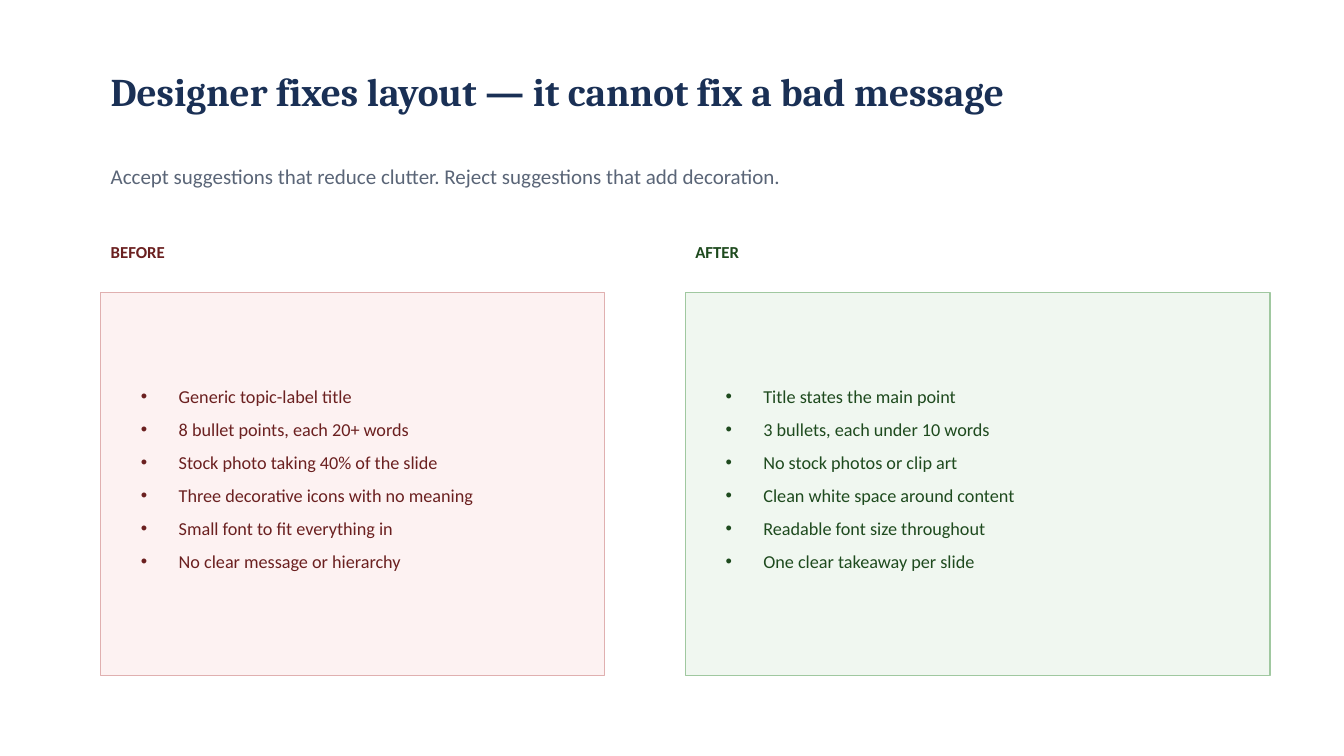
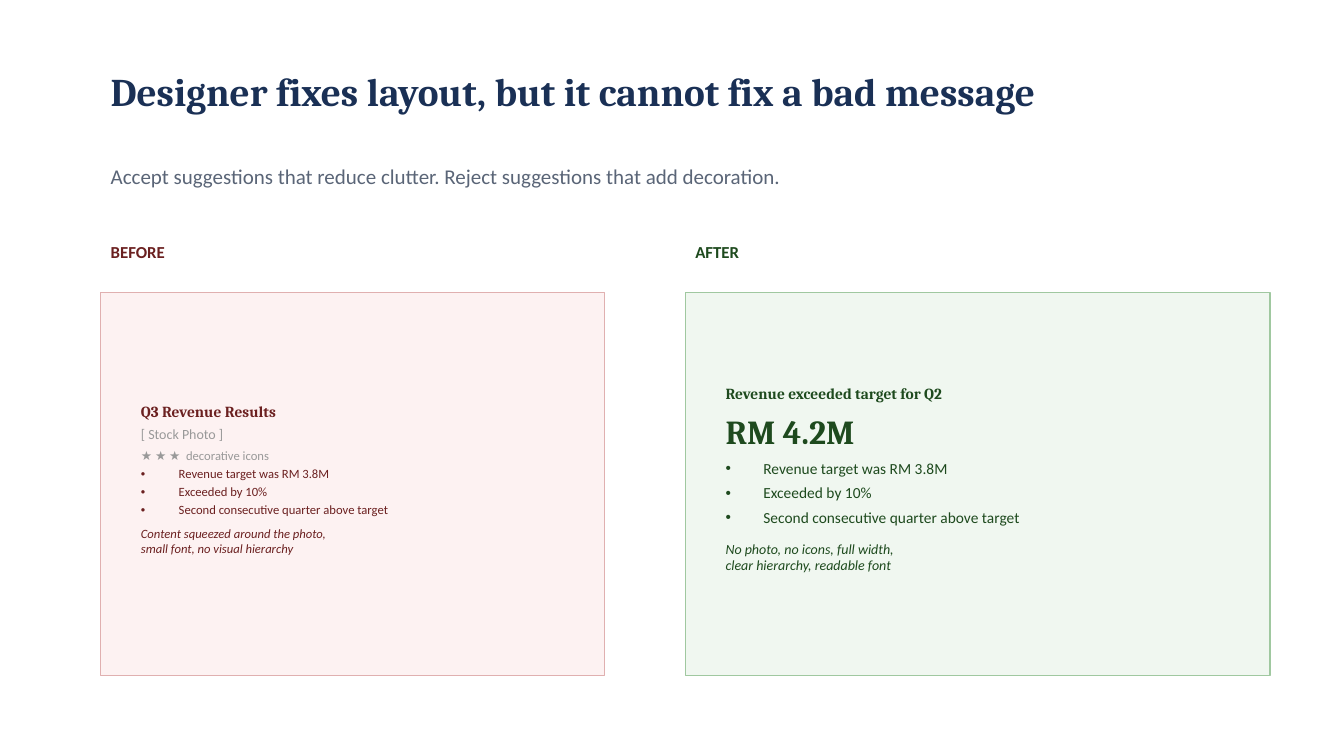
Before and after one commit to Asraf-JS/Presentation-With-AI-Workshop, a slide deck: slide 6 of 03-powerpoint-ai/Module03_Trainer_Deck.pptx. Drawn at 1344x756 pixels with LibreOffice and Linux fonts; fonts in the diff are those of the drawing. Boxes give left, top, right and bottom in pixels: in the first picture for what was removed or moved away, otherwise in the second. Text is boxed around its words. In the diff, an @@ line names an element or a change of style, - is before the commit and + after.

```diff
--- a/03-powerpoint-ai/Module03_Trainer_Deck.pptx
+++ b/03-powerpoint-ai/Module03_Trainer_Deck.pptx
@@ text at bbox=[111, 78, 1035, 115]: text changed @@
-Designer fixes layout — it cannot fix a bad message
+Designer fixes layout, but it cannot fix a bad message
@@ text at bbox=[726, 388, 1019, 572]: text changed; size 13 to 11 pt @@
-• Title states the main point
-• 3 bullets, each under 10 words
-• No stock photos or clip art
-• Clean white space around content
-• Readable font size throughout
-• One clear takeaway per slide
+Revenue exceeded target for Q2
+RM 4.2M
+• Revenue target was RM 3.8M
+• Exceeded by 10%
+• Second consecutive quarter above target
+No photo, no icons, full width,
+clear hierarchy, readable font
@@ text at bbox=[141, 406, 388, 555]: text changed; size 13 to 9 pt @@
-• Generic topic-label title
-• 8 bullet points, each 20+ words
-• Stock photo taking 40% of the slide
-• Three decorative icons with no meaning
-• Small font to fit everything in
-• No clear message or hierarchy
+Q3 Revenue Results
+[ Stock Photo ]
+★ ★ ★ decorative icons
+• Revenue target was RM 3.8M
+• Exceeded by 10%
+• Second consecutive quarter above target
+Content squeezed around the photo,
+small font, no visual hierarchy
```
Also in this commit, not shown: 5 other slides changed.
